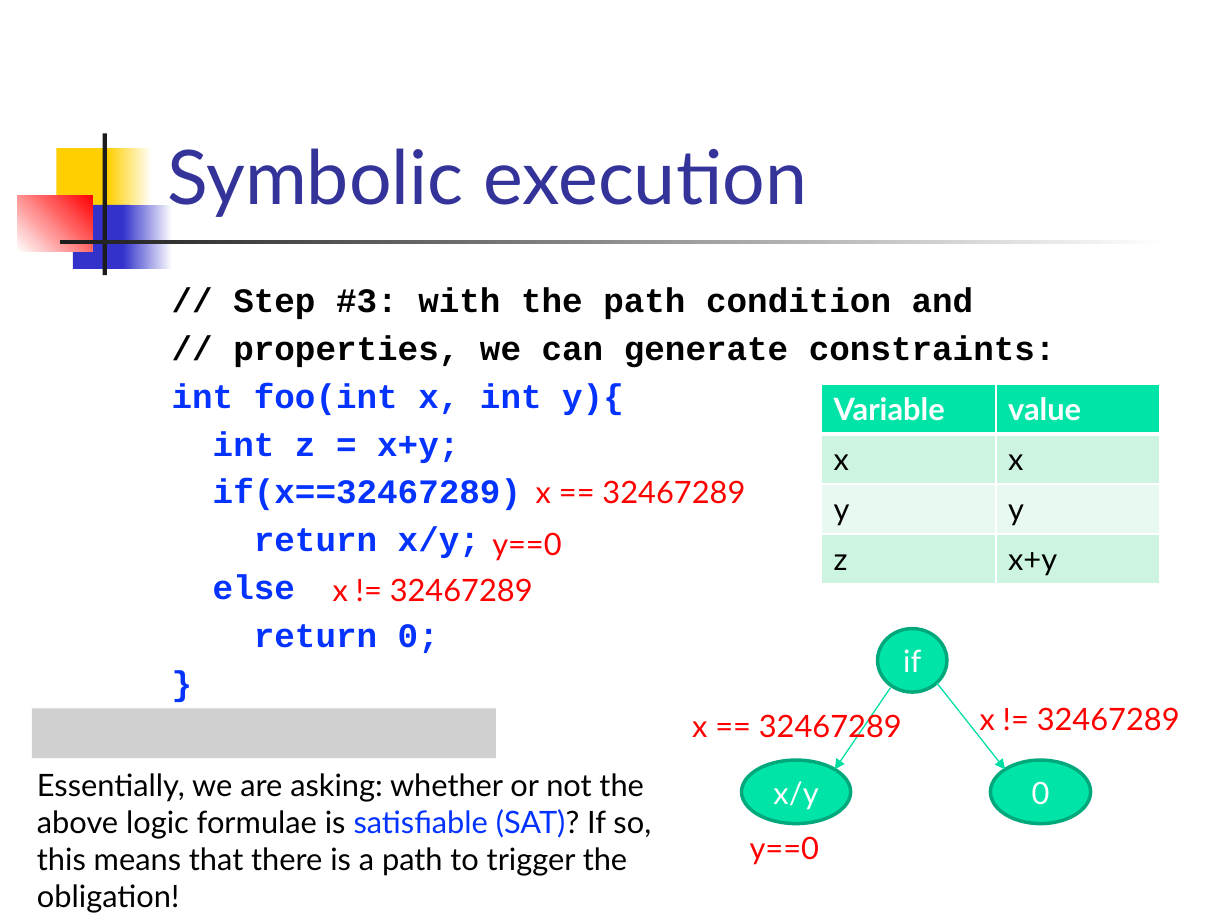
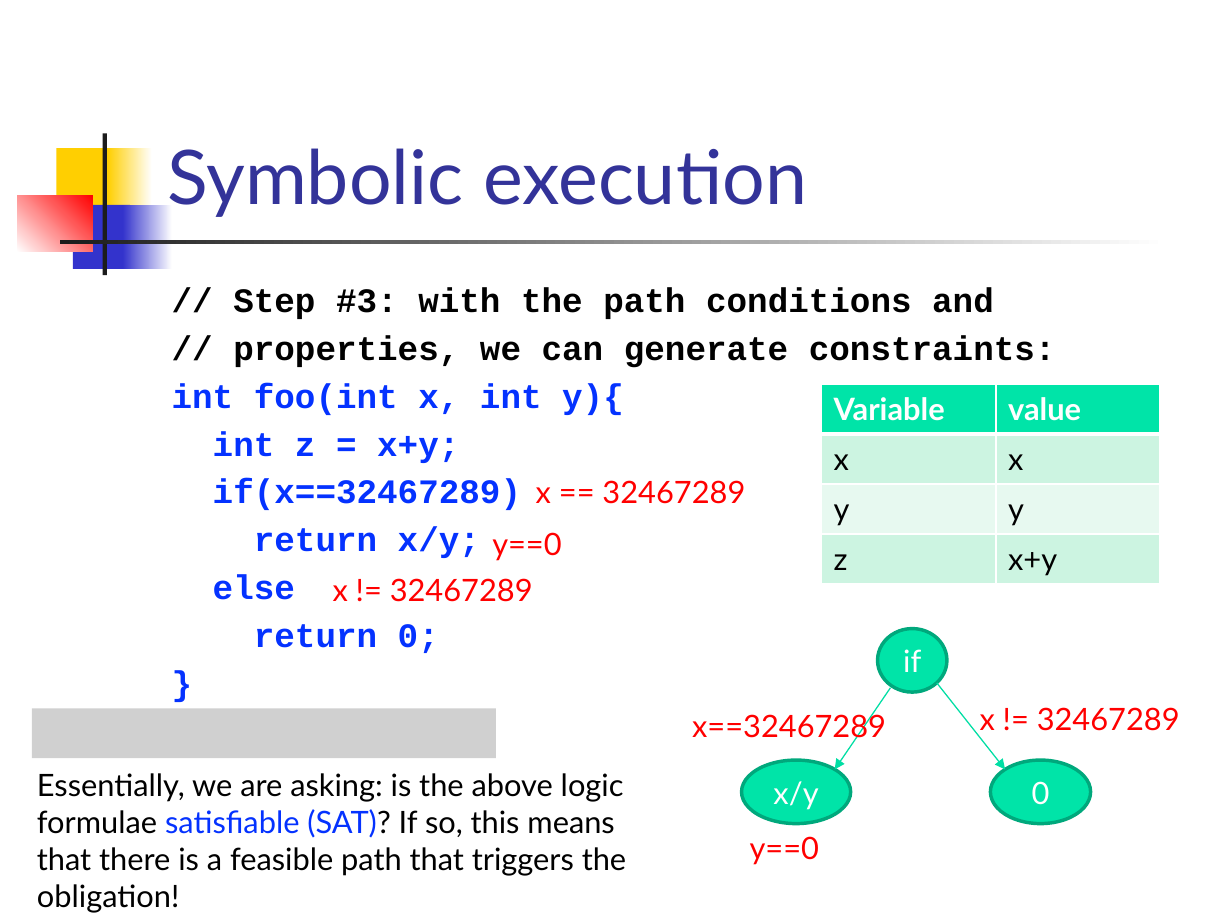
Before and after one commit to csslab-ustc/csslab-ustc.github.io, a slide deck: slide 13 of courses/theory/slides/lec17-symexec.pptx. Drawn at 1232x924 pixels with LibreOffice and Linux fonts; fonts in the diff are those of the drawing; grey boxes stand for pictures. Boxes give left, top, right and bottom in pixels: in the first picture for what was removed or moved away, otherwise in the second. Text is boxed around its words. In the diff, an @@ line names an element or a change of style, - is before the commit and + after.

Commit message:
revised

```diff
--- a/courses/theory/slides/lec17-symexec.pptx
+++ b/courses/theory/slides/lec17-symexec.pptx
@@ text at [233,287,994,319]: text changed @@
-// Step #3: with the path condition and
+// Step #3: with the path conditions and
@@ text at [692,710,886,743]: spaces changed @@
-x == 32467289
+x==32467289
@@ text at [37,773,626,913]: text changed @@
-Essentially, we are asking: whether or not the above logic formulae is satisfiable (SAT)? If so, this means that there is a path to trigger the obligation!
+Essentially, we are asking: is the above logic formulae satisfiable (SAT)? If so, this means that there is a feasible path that triggers the obligation!
```
Also in this commit, not shown: 12 other slides changed, 14 slides added.
